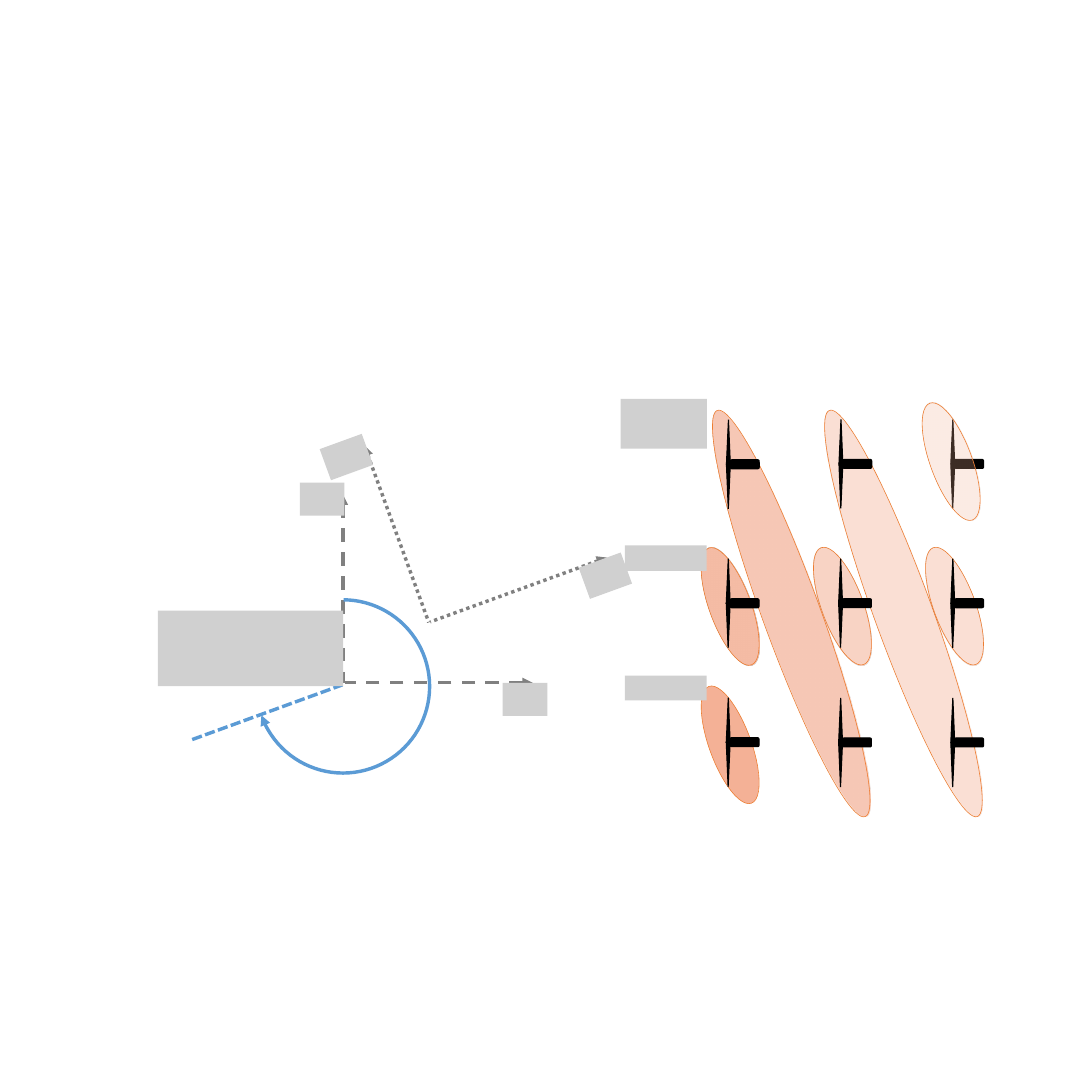
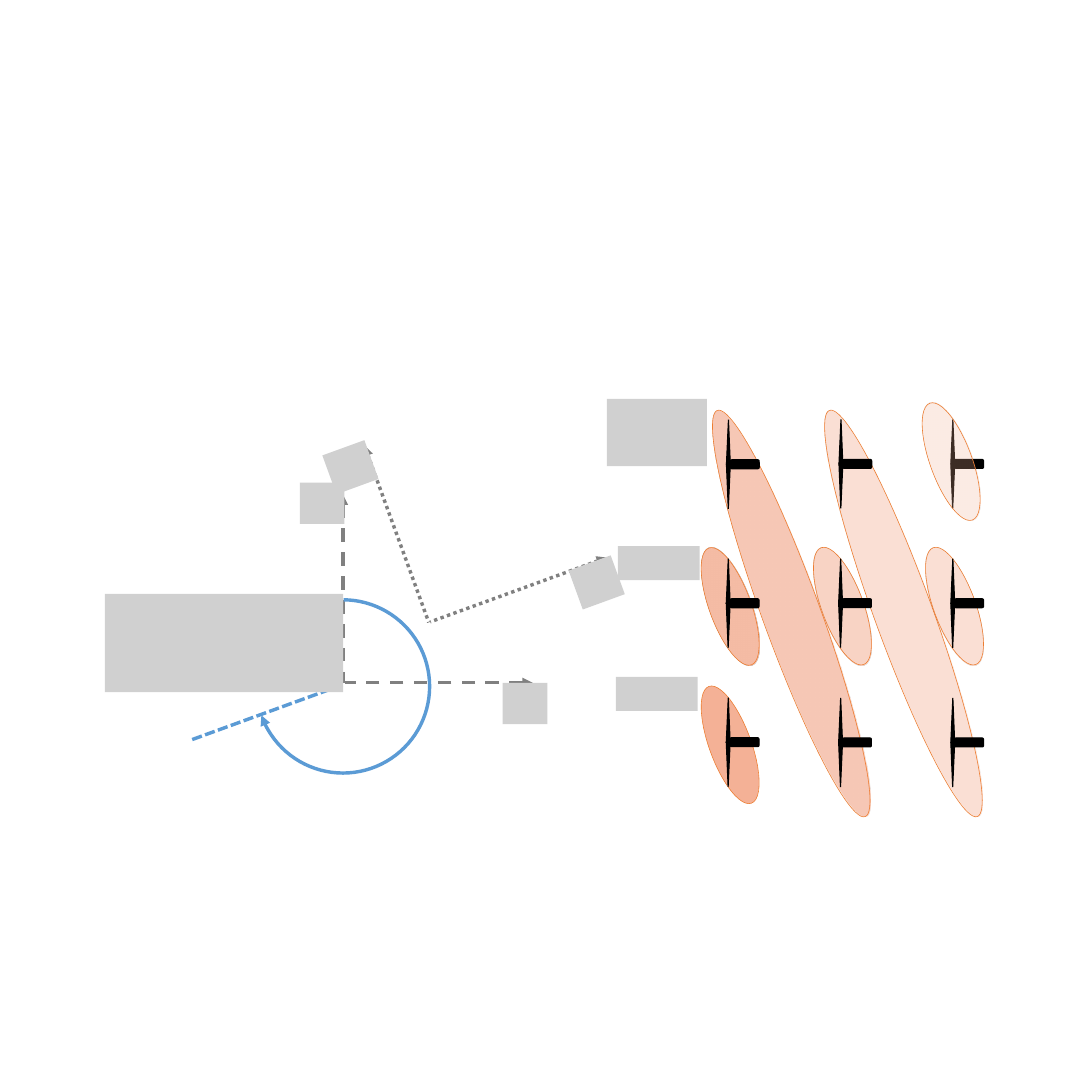
Before and after one commit to achenry/wind-hybrid-open-controller, a slide deck: slide 5 of examples/figures.pptx. Drawn at 1092x1092 pixels with LibreOffice and Linux fonts; fonts in the diff are those of the drawing; grey boxes stand for pictures. Boxes give left, top, right and bottom in pixels: in the first picture for what was removed or moved away, otherwise in the second. Text is boxed around its words. In the diff, an @@ line names an element or a change of style, - is before the commit and + after.

```diff
--- a/examples/figures.pptx
+++ b/examples/figures.pptx
@@ picture: place and size @@
-picture at (621, 399, 707, 449)
+picture at (607, 399, 707, 466)
@@ picture: place and size @@
-picture at (320, 434, 374, 480)
+picture at (323, 440, 379, 494)
@@ picture: place and size @@
-picture at (300, 483, 345, 515)
+picture at (300, 483, 345, 523)
@@ picture: place and size @@
-picture at (579, 553, 633, 599)
+picture at (569, 556, 625, 609)
@@ picture: place and size @@
-picture at (625, 546, 707, 571)
+picture at (618, 546, 700, 580)
@@ picture: place and size @@
-picture at (158, 610, 343, 686)
+picture at (105, 594, 343, 692)
@@ picture: place and size @@
-picture at (503, 682, 548, 715)
+picture at (503, 682, 548, 723)
@@ picture: place and size @@
-picture at (625, 676, 707, 700)
+picture at (616, 677, 698, 711)
```
Also in this commit, not shown: 1 other slide changed, 1 slide added, 7 other files.
